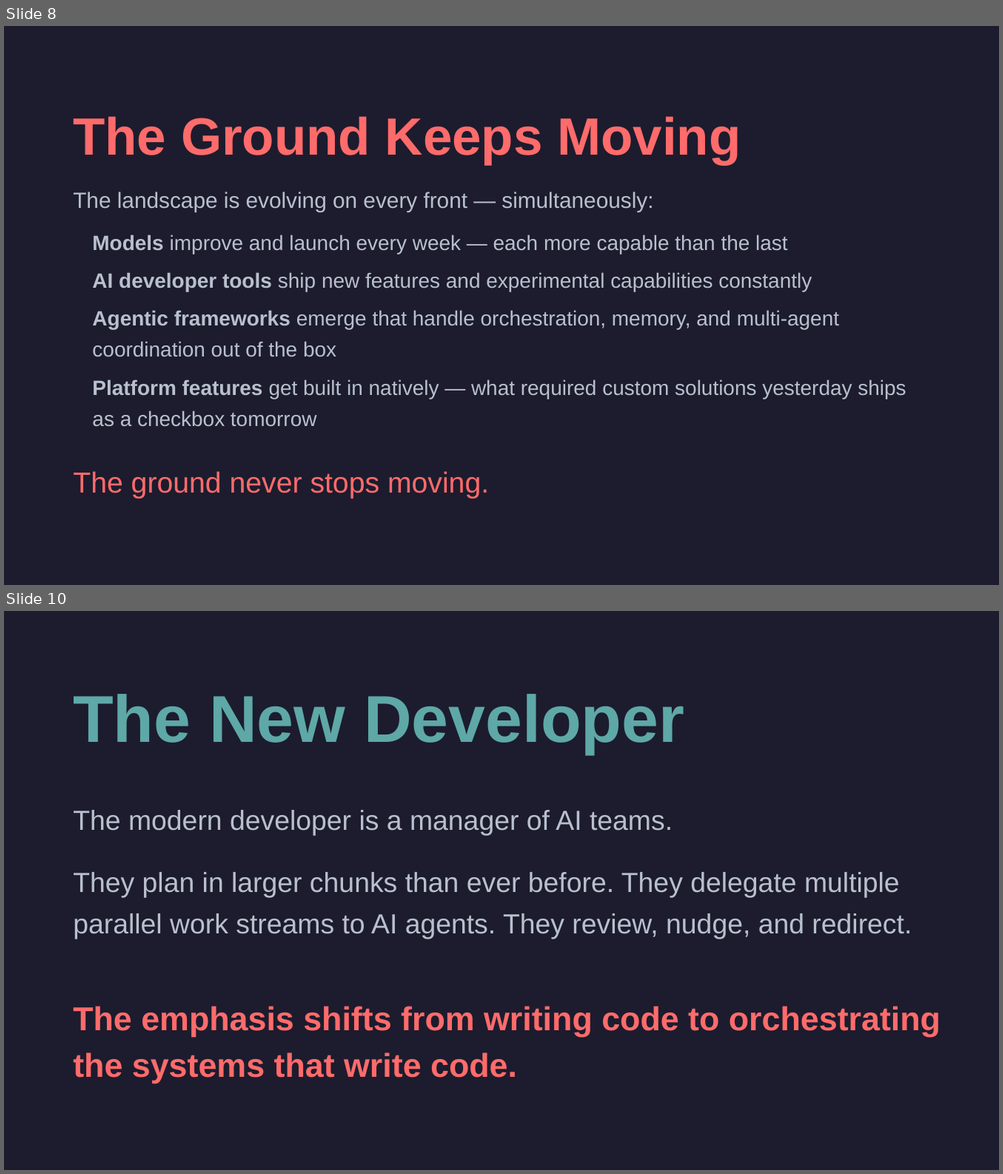
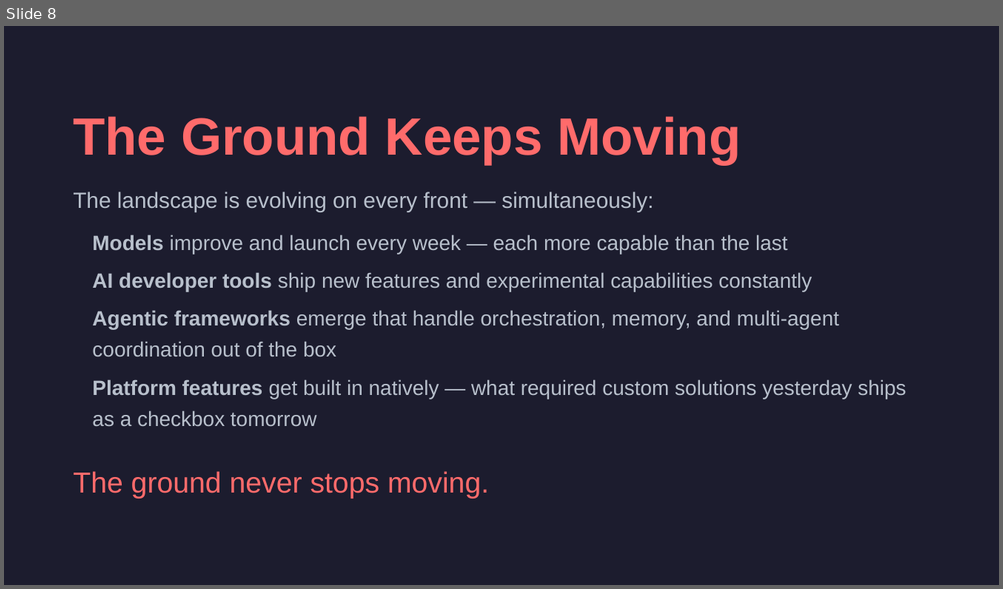
Before and after one commit to cirvine-MSFT/editless, a slide deck: docs/presentations/marks-journey-long.pptx. Shown one above the other, each under a label of ours: slides 8 and 10 before the commit, slide 8 after it; the slides between them are not shown. The pictures are 1003x1174 and 1003x589 pixels, drawn with LibreOffice and Linux fonts; fonts in the diff are those of the drawing. Boxes give left, top, right and bottom in pixels: in the first picture for what was removed or moved away, otherwise in the second. Text is boxed around its words. In the diff, an @@ line names an element or a change of style, - is before the commit and + after.

```diff
--- a/docs/presentations/marks-journey-long.pptx
+++ b/docs/presentations/marks-journey-long.pptx
@@ slide 10 removed at [4,611,999,1170], background #1C1C2E @@
@@ text removed at [73,694,684,755] @@
-The New Developer
@@ text removed at [73,810,672,836] @@
-The modern developer is a manager of AI teams.
@@ text removed at [73,872,911,940] @@
-They plan in larger chunks than ever before. They delegate multiple parallel work streams to AI agents. They review, nudge, and redirect.
@@ text removed at [73,1006,940,1084] @@
-The emphasis shifts from writing code to orchestrating the systems that write code.
```
Also in this commit, not shown: 1 slide changed, 1 slide added, 5 other files.
